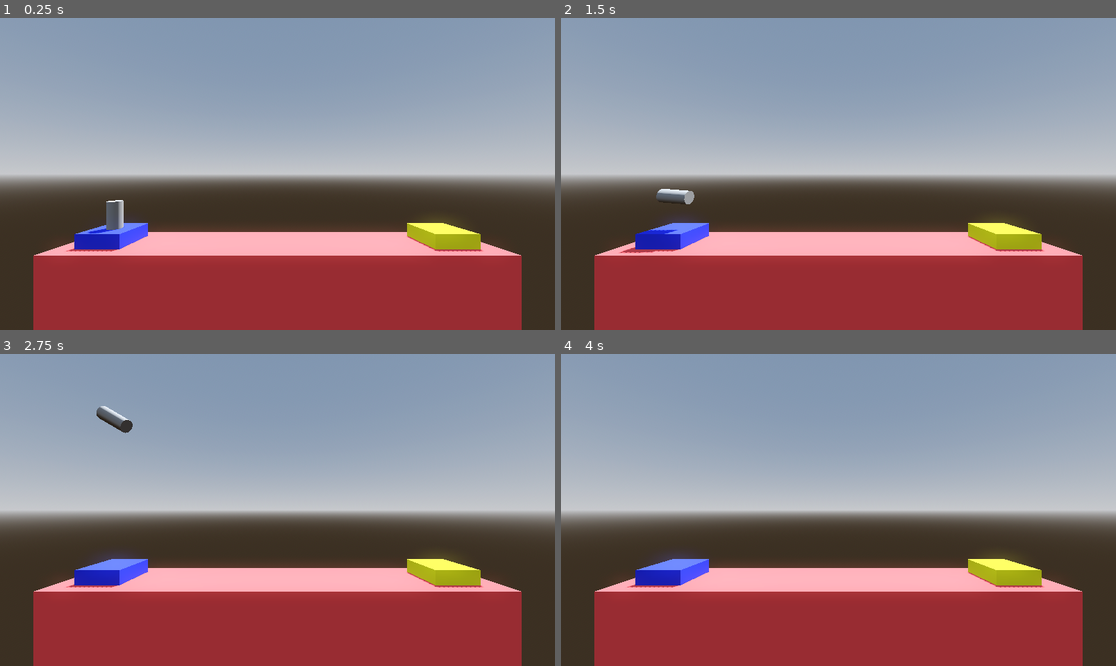
Above: before the commit, frames 1-4 (two rows, left to right).
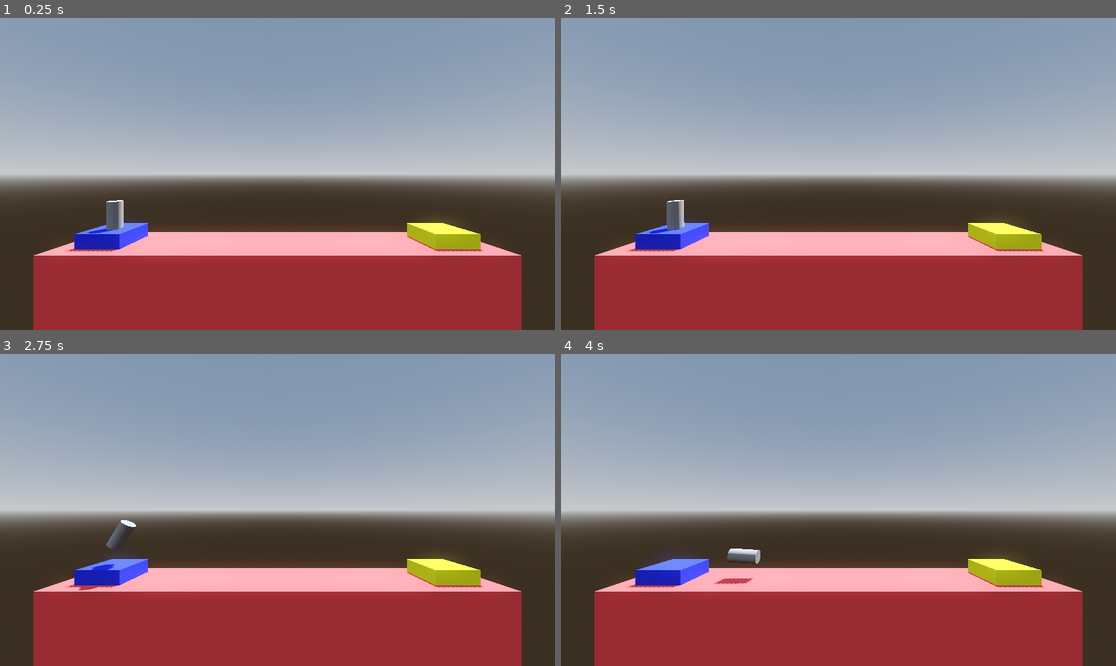
Above: after the commit, the same moments.

Repository: Durb0/GameDev_tuto_Godot_3D
Game: Godot game, scene res://Level/level.tscn
The game is run twice, just before and just after one commit, with the same random seed, the same clock (stepped at 60 frames per second) and the same inputs.
Inputs:
- Up to frame 1 (0.25 s): no input
- Up to frame 2 (1.5 s): tap Enter (ui_accept) at 0.5, 1.35 s; hold Right (ui_right) 0.53-1.28 s; hold Enter (ui_accept) 0.53-1.28 s; hold Left (ui_left) from 1.28 s (still down)
- Up to frame 3 (2.75 s): tap Enter (ui_accept) at 1.52, 1.82 s; release Left (ui_left) at 2.03 s; hold Right (ui_right) from 2.03 s (still down); hold Enter (ui_accept) from 2.03 s (still down)
- Up to frame 4 (4 s): release Enter (ui_accept) at 2.78 s; tap Enter (ui_accept) at 2.85, 3.02, 3.32 s; release Right (ui_right) at 3.53 s; hold Left (ui_left) from 3.53 s (still down); hold Enter (ui_accept) from 3.53 s (still down)

The runs differ from the first frame. In frame 1, less than 0.1% of the frame differs, in the area x 20-23%, y 58-60%; in frame 2, 0.6%, in the area x 10-25%, y 54-76%; in frame 3, 0.5%; in frame 4, 0.3%.

Commit message:
2.7 RigidBody3D and Physics

Diff:
--- a/project-boost/scenes/player.tscn
+++ b/project-boost/scenes/player.tscn
@@ -1,11 +1,21 @@
-[gd_scene load_steps=3 format=3 uid="uid://ctdj8yjh8q546"]
+[gd_scene load_steps=4 format=3 uid="uid://ctdj8yjh8q546"]
 
 [ext_resource type="Script" path="res://scripts/player.gd" id="1_03xar"]
 
 [sub_resource type="CylinderMesh" id="CylinderMesh_k2wfu"]
 
-[node name="Player" type="Node3D"]
+[sub_resource type="CylinderShape3D" id="CylinderShape3D_nbkfu"]
+
+[node name="Player" type="RigidBody3D"]
+axis_lock_linear_z = true
+axis_lock_angular_x = true
+axis_lock_angular_y = true
+linear_damp = 1.0
+angular_damp = 3.0
 script = ExtResource("1_03xar")
 
 [node name="MeshInstance3D" type="MeshInstance3D" parent="."]
 mesh = SubResource("CylinderMesh_k2wfu")
+
+[node name="CollisionShape3D" type="CollisionShape3D" parent="."]
+shape = SubResource("CylinderShape3D_nbkfu")
--- a/project-boost/scripts/player.gd
+++ b/project-boost/scripts/player.gd
@@ -1,13 +1,12 @@
-extends Node3D
-
-var rotation_speed = 3
+extends RigidBody3D
 
 # Called every frame. 'delta' is the elapsed time since the previous frame.
 func _process(delta: float) -> void:
 	if Input.is_action_pressed("ui_accept"):
-		position.y += 10 * delta
+		apply_central_force(basis.y * delta * 1000)
 
 	if Input.is_action_pressed("ui_left"):
-		rotate_z(delta * rotation_speed)
-	elif Input.is_action_pressed("ui_right"):
-		rotate_z(-delta * rotation_speed)
+		apply_torque(Vector3.MODEL_FRONT * 100 * delta)
+
+	if Input.is_action_pressed("ui_right"):
+		apply_torque(Vector3.MODEL_REAR * 100 * delta)
